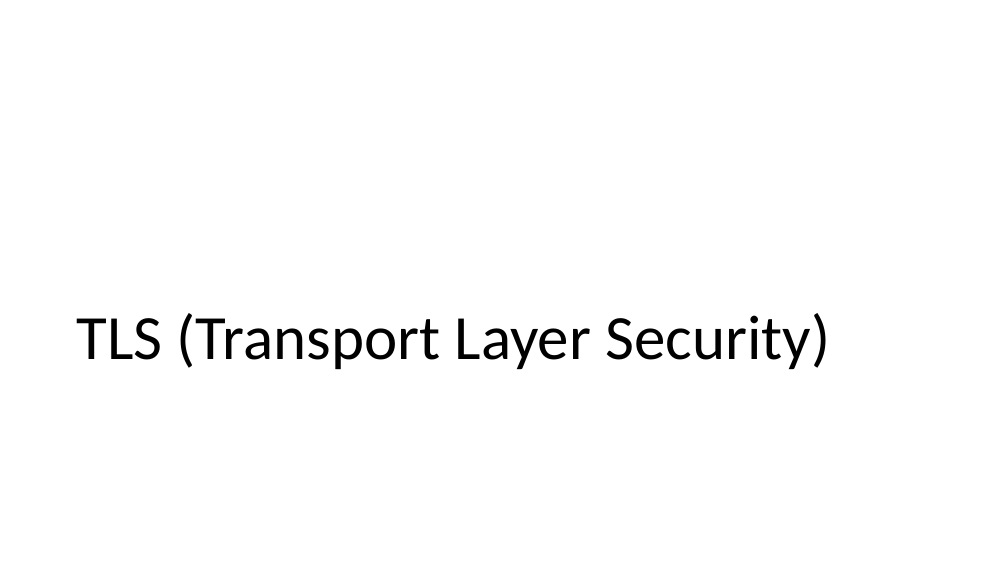
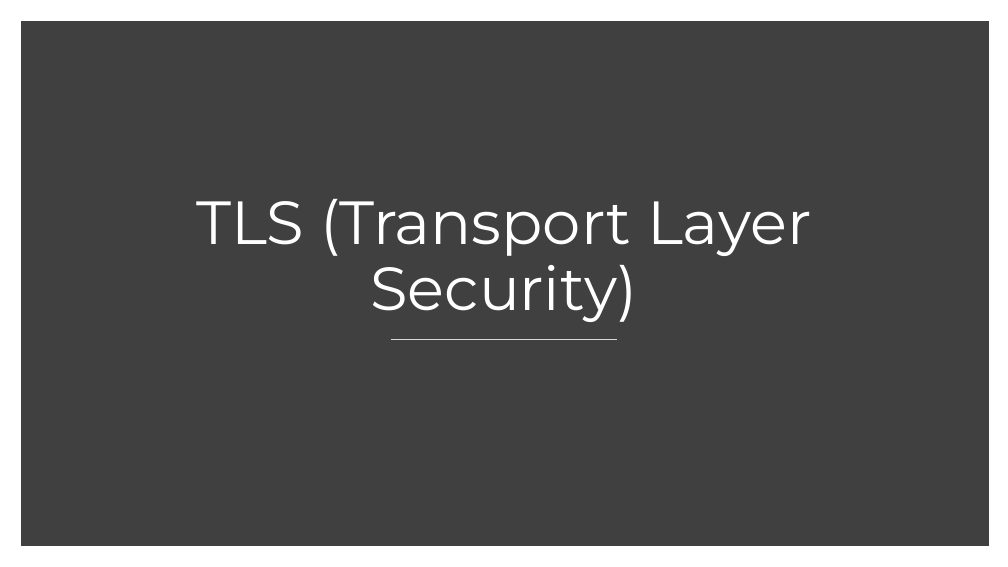
Before and after one commit to oskop123/Trading_Bot, a slide deck: slide 2 of presentation/JPWP.pptx. Drawn at 1008x567 pixels with LibreOffice and Linux fonts; fonts in the diff are those of the drawing. Boxes give left, top, right and bottom in pixels: in the first picture for what was removed or moved away, otherwise in the second. Text is boxed around its words. In the diff, an @@ line names an element or a change of style, - is before the commit and + after.

```diff
--- a/presentation/JPWP.pptx
+++ b/presentation/JPWP.pptx
@@ rectangle added at (x1=26, y1=26, x2=984, y2=541), fill #404040, outline #404040 10 pt @@
@@ title "TLS (Transport Layer Security)" moved from (x1=76, y1=313, x2=830, y2=369) to (x1=196, y1=199, x2=811, y2=322) @@
@@ title "TLS (Transport Layer Security)" at (x1=196, y1=199, x2=811, y2=322): size 60 to 58 pt, font Calibri to Montserrat, text colour #000000 to #FFFFFF; alignment left to centre @@
@@ line added from (391, 340) to (618, 340), #D9D9D9 1 pt @@
```
Also in this commit, not shown: 13 other slides changed, 7 slides added, 6 slides removed.
